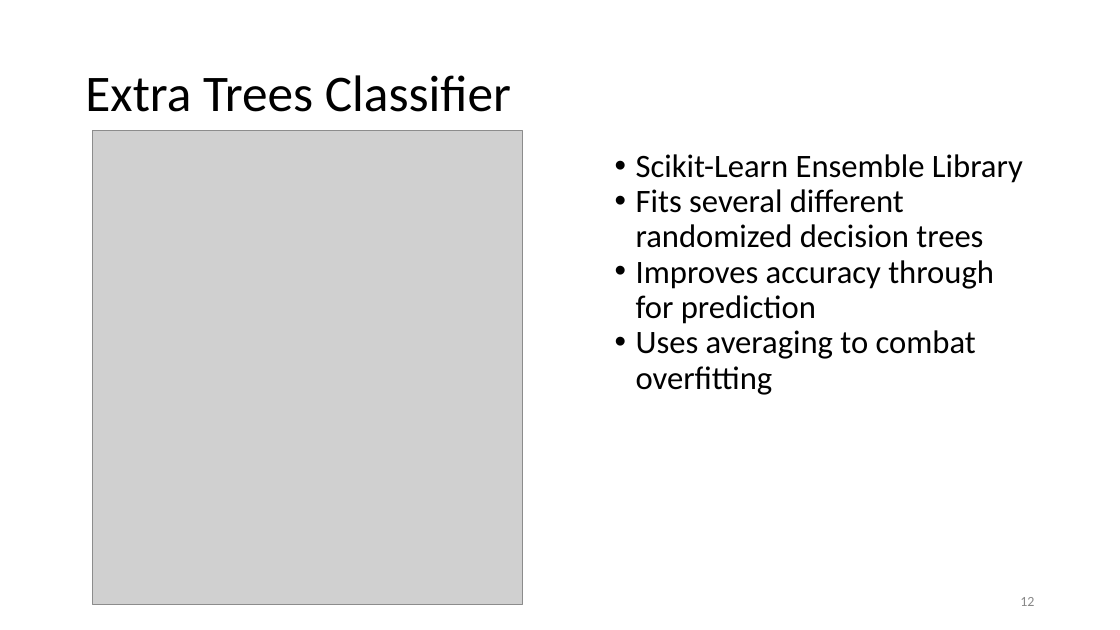
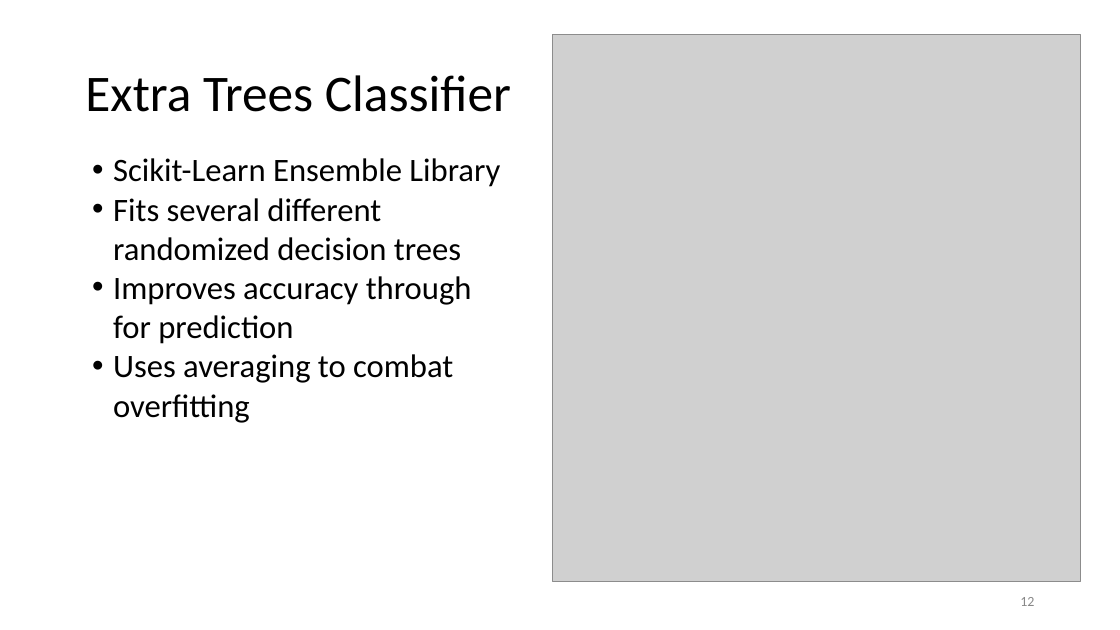
Before and after one commit to healykys/MarchMadnessProject, a slide deck: slide 12 of AIGroupPresentation.pptx. Drawn at 1120x630 pixels with LibreOffice and Linux fonts; fonts in the diff are those of the drawing; grey boxes stand for pictures. Boxes give left, top, right and bottom in pixels: in the first picture for what was removed or moved away, otherwise in the second. Text is boxed around its words. In the diff, an @@ line names an element or a change of style, - is before the commit and + after.

```diff
--- a/AIGroupPresentation.pptx
+++ b/AIGroupPresentation.pptx
@@ picture: place and size @@
-picture at (92, 130, 522, 605)
+picture at (553, 34, 1081, 581)
@@ text "Scikit-Learn Ensemble Library": place and size @@
-text "Scikit-Learn Ensemble Library" at (636, 154, 1023, 395)
+text "Scikit-Learn Ensemble Library" at (113, 158, 500, 423)
@@ text "Scikit-Learn Ensemble Library" at (113, 158, 500, 423): line spacing 0.9 to 1 @@
```
Also in this commit, not shown: 10 other slides changed, 1 slide added.
